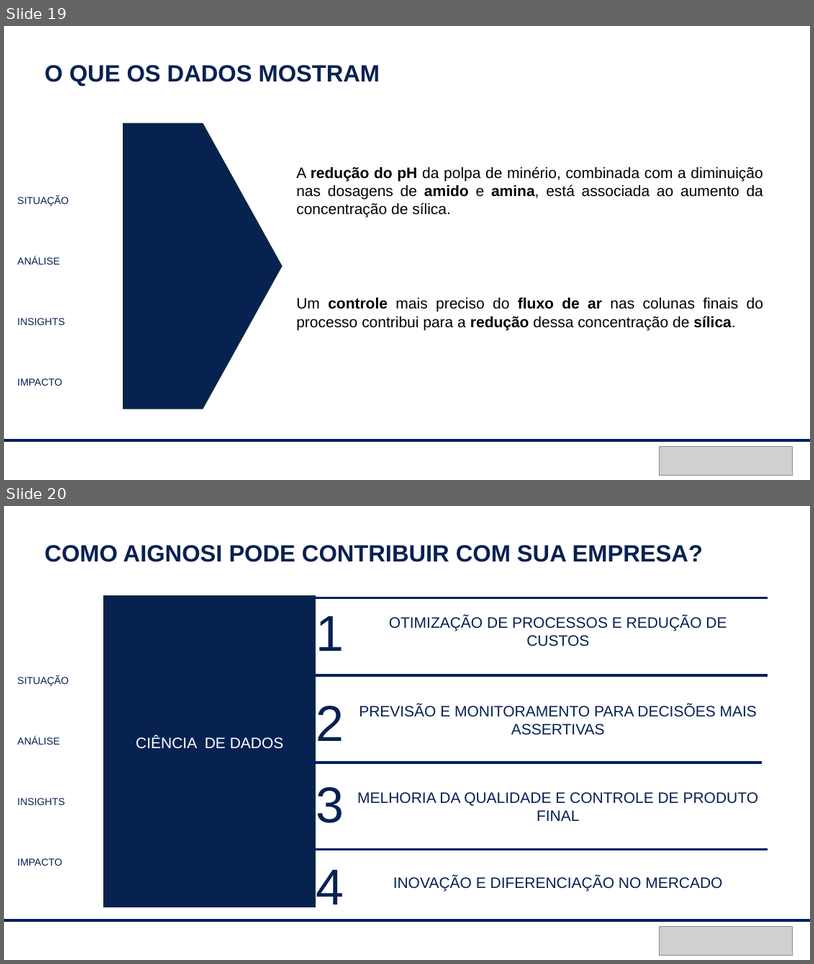
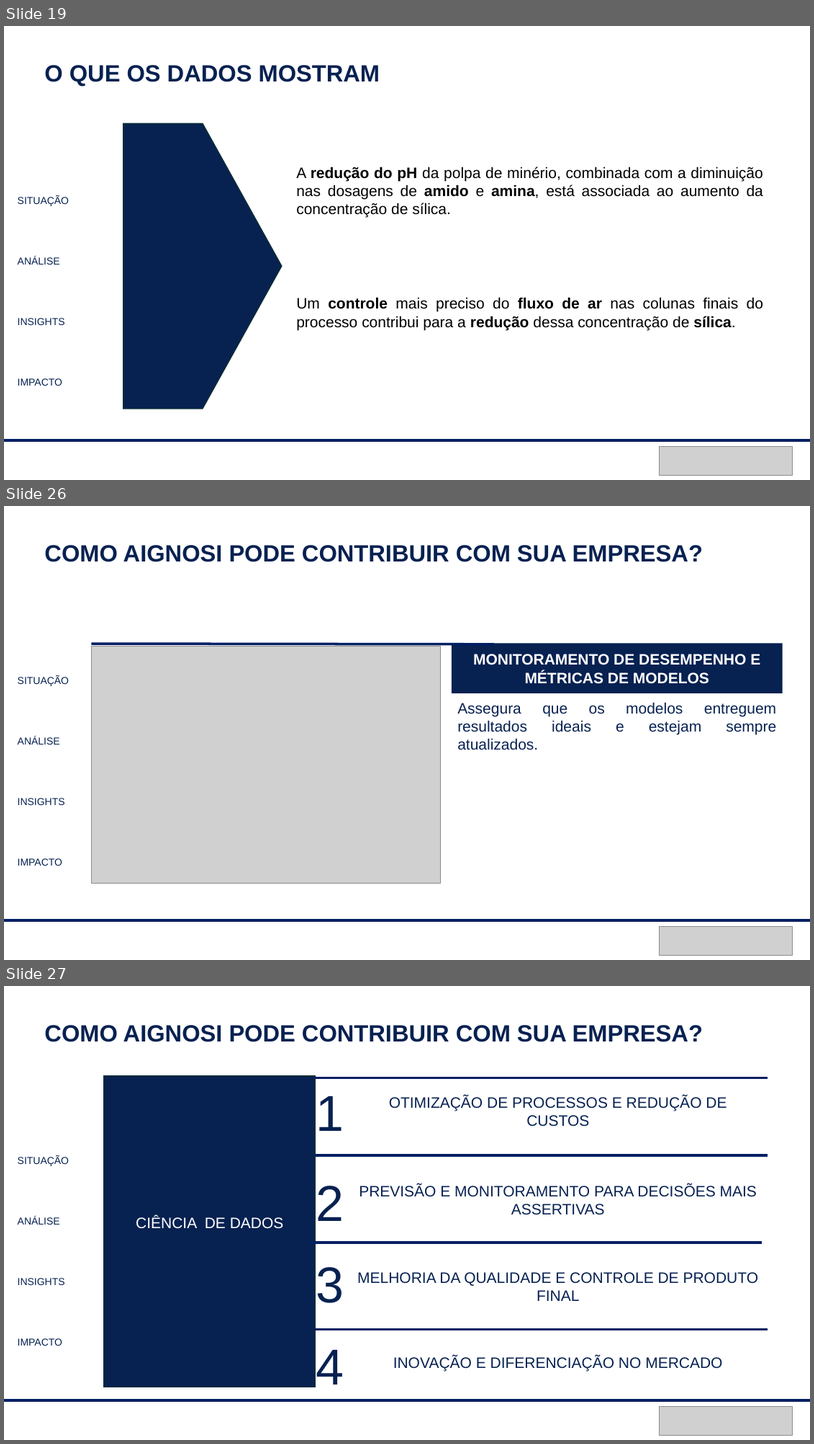
Before and after one commit to peixotoigor/aignosi-internship-datascience-challenge, a slide deck: Apresentacao/EDA_ore_mining.pptx. Shown one above the other, each under a label of ours: slides 19 and 20 before the commit, slides 19, 26 and 27 after it; the slides between them are not shown. The pictures are 814x964 and 814x1444 pixels, drawn with LibreOffice and Linux fonts; fonts in the diff are those of the drawing; grey boxes stand for pictures. Boxes give left, top, right and bottom in pixels: in the first picture for what was removed or moved away, otherwise in the second. Text is boxed around its words. In the diff, an @@ line names an element or a change of style, - is before the commit and + after.

```diff
--- a/Apresentacao/EDA_ore_mining.pptx
+++ b/Apresentacao/EDA_ore_mining.pptx
@@ slide 26 added at bbox=[4, 506, 810, 960], background #FFFFFF @@
@@ text added at bbox=[44, 545, 703, 562], 28 pt, text #072151, bold @@
+COMO AIGNOSI PODE CONTRIBUIR COM SUA EMPRESA?
@@ line added from (91, 644) to (494, 644), #001F63 3 pt @@
@@ picture added at bbox=[91, 646, 441, 883] @@
@@ rectangle added at bbox=[452, 644, 782, 693], fill #072151, 18 pt, text #FFFFFF, bold @@
+MONITORAMENTO DE DESEMPENHO E MÉTRICAS DE MODELOS
@@ text added at bbox=[18, 676, 69, 865], 12 pt, text #072151 @@
+SITUAÇÃO
+ANÁLISE
+INSIGHTS
+IMPACTO
@@ text added at bbox=[458, 702, 777, 750], 18 pt, text #072151 @@
+Assegura que os modelos entreguem resultados ideais e estejam sempre atualizados.
@@ line added from (4, 921) to (810, 921), #001F63 3 pt @@
@@ picture added at bbox=[660, 926, 793, 955] @@
@@ what was slide 20 is now slide 27 @@
```
Also in this commit, not shown: 1 slide changed, 6 other slides added, 2 other files.
